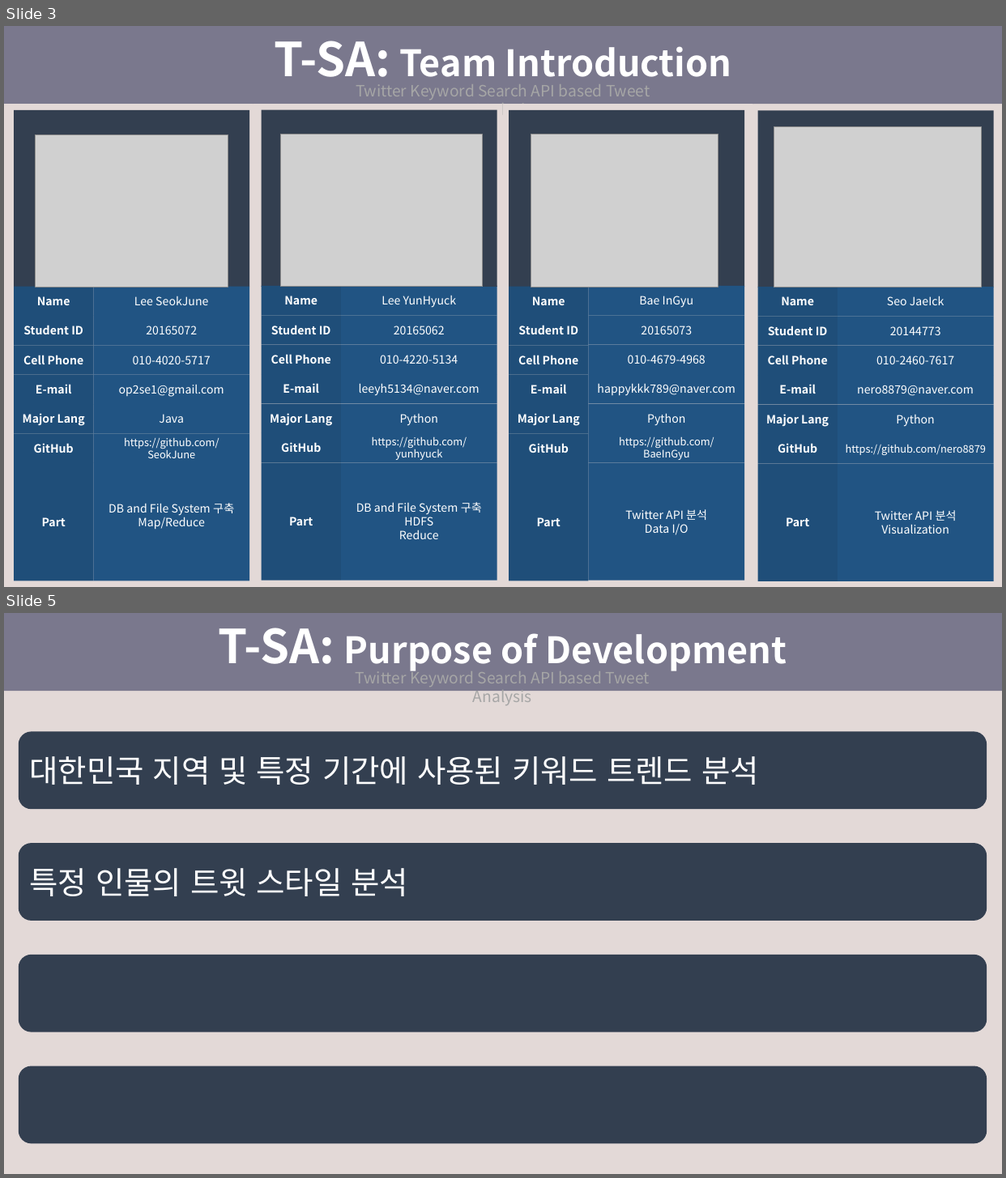
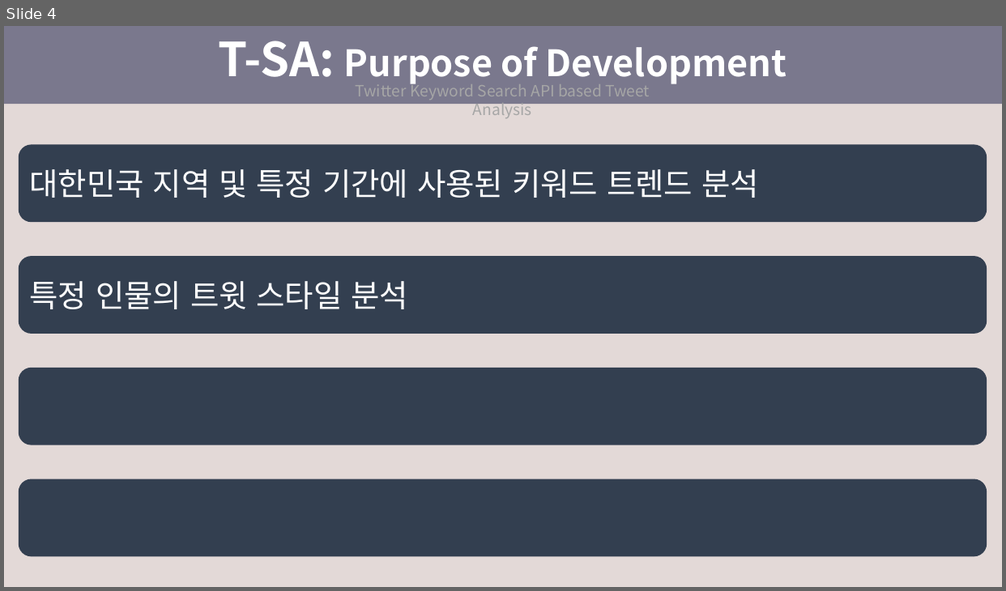
Before and after one commit to SeokJune/BigData_VI_T-SA, a slide deck: 00.Doc/제출용 문서/4조_브이아이.pptx. Shown one above the other, each under a label of ours: slides 3 and 5 before the commit, slide 4 after it; the slides between them are not shown. The pictures are 1006x1178 and 1006x591 pixels, drawn with LibreOffice and Linux fonts; fonts in the diff are those of the drawing; grey boxes stand for pictures. Boxes give left, top, right and bottom in pixels: in the first picture for what was removed or moved away, otherwise in the second. Text is boxed around its words. In the diff, an @@ line names an element or a change of style, - is before the commit and + after.

```diff
--- a/00.Doc/제출용 문서/4조_브이아이.pptx
+++ b/00.Doc/제출용 문서/4조_브이아이.pptx
@@ slide 3 removed at [4, 26, 1002, 587], background #FFFFFF @@
@@ group removed at [4, 26, 1002, 587]: 41 texts, 26 rectangles, 4 pictures @@
-T-SA: Team Introduction
-Twitter Keyword Search API based Tweet Analysis
-Name
-Seo JaeIck
-Student ID
-20144773
-Cell Phone
-010-2460-7617
-E-mail
-nero8879@naver.com
-Major Lang
-Python
-GitHub
-https://github.com/nero8879
-Part
-Twitter API 분석
-Visualization
-Lee YunHyuck
-20165062
-010-4220-5134
-leeyh5134@naver.com
-Python
-https://github.com/yunhyuck
-DB and File System 구축
-HDFS
-Reduce
-Name
-Student ID
-Cell Phone
-E-mail
-Major Lang
-GitHub
-Part
-Name
-Lee SeokJune
-Student ID
-20165072
-Cell Phone
-010-4020-5717
-E-mail
-op2se1@gmail.com
-Major Lang
-Java
-GitHub
-https://github.com/SeokJune
-Part
-DB and File System 구축
-Map/Reduce
-Name
-Student ID
-Cell Phone
-E-mail
-Major Lang
-GitHub
-Part
-Bae InGyu
-20165073
-010-4679-4968
-happykkk789@naver.com
-Python
-https://github.com/BaeInGyu
-Twitter API 분석
-Data I/O
@@ what was slide 5 is now slide 4 @@
```
Also in this commit, not shown: 13 slides changed, 24 slides added, 3 other slides removed.
